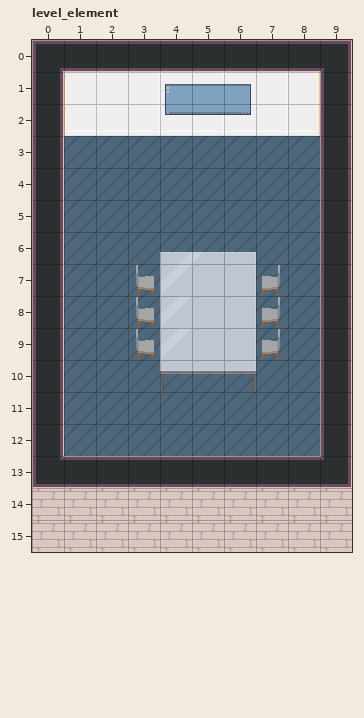
One commit to this LDtk project: matrix_office.ldtk. This is how it looked before the edit.
Cells are 32x32 px. Shown: level_element x 0..9, y 0..15.
The same view after the edit:
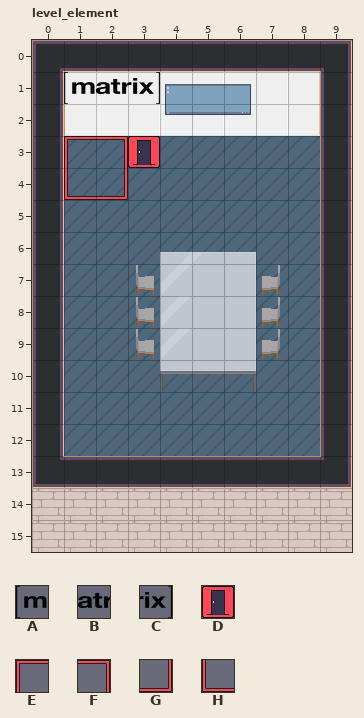
Key: from "matrixlogo": A 0, B 1, C 2; from "user_interface": D 86, E 239, F 240, G 241, H 242.
_ is an empty cell.
From old to new:
Layer "ui":
y 3: x 1..3 ___ -> EFD
y 4: x 1..2 __ -> HG
Layer "wall_decoration":
y 1: x 1..3 ___ -> ABC
